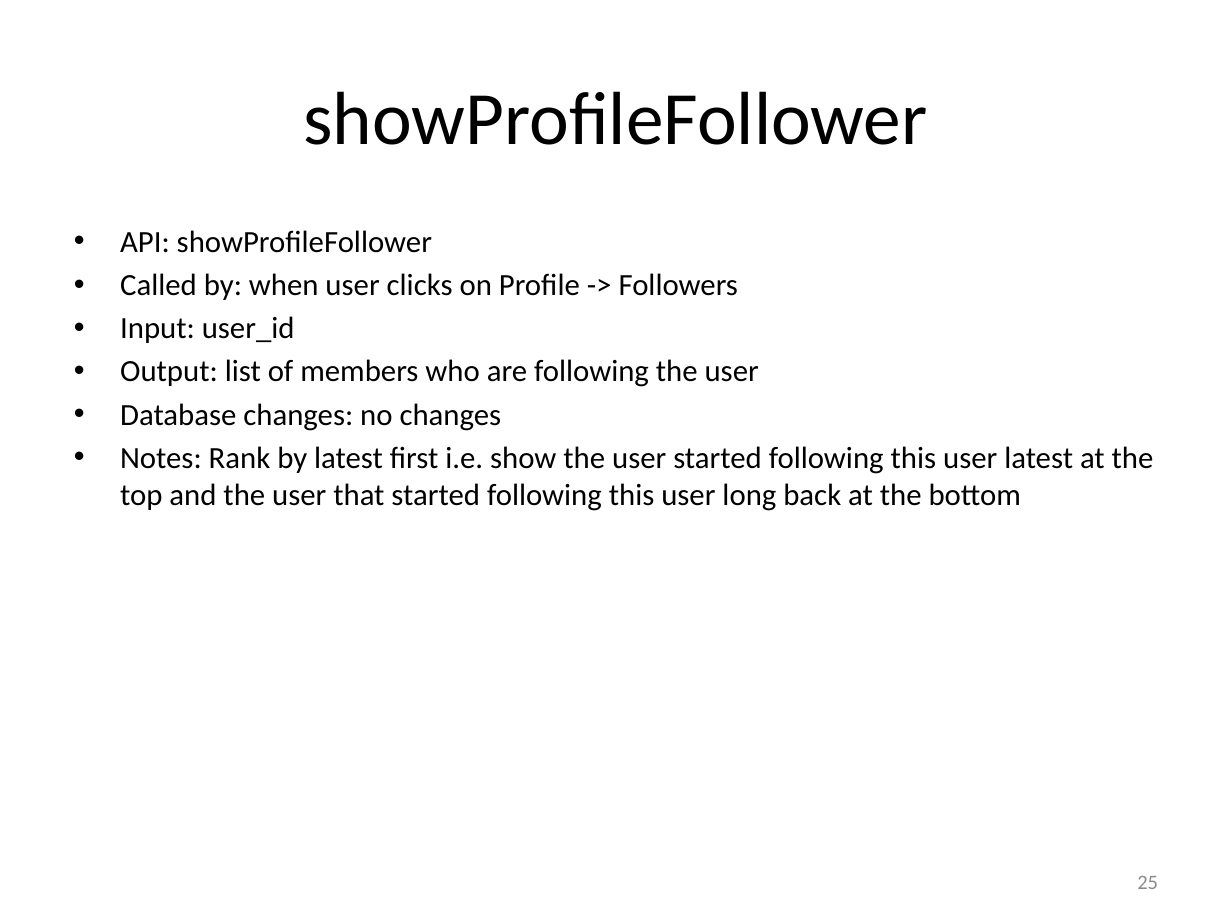
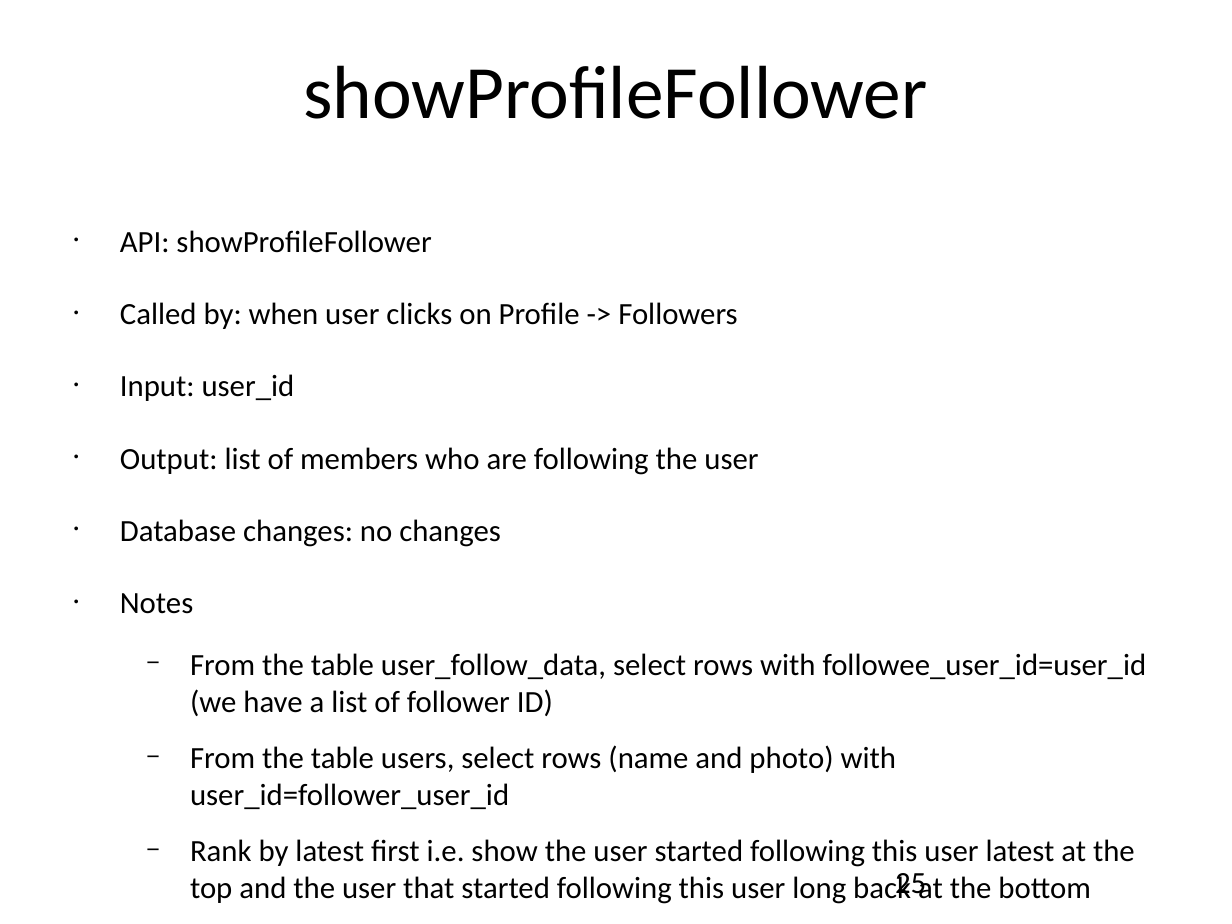
Before and after one commit to catalonia/mob, a slide deck: slide 25 of ws/WS Design Docs/API_Listing.pptx. Drawn at 1232x924 pixels with LibreOffice and Linux fonts; fonts in the diff are those of the drawing. Boxes give left, top, right and bottom in pixels: in the first picture for what was removed or moved away, otherwise in the second. Text is boxed around its words. In the diff, an @@ line names an element or a change of style, - is before the commit and + after.

Commit message:
Show friend
submitMyProfileAboutMe+ showUserProfileFriend + showProfileFollower+
showProfileFollowing, update plan, update API_Listing and add new
function to Document Webservice.

```diff
--- a/ws/WS Design Docs/API_Listing.pptx
+++ b/ws/WS Design Docs/API_Listing.pptx
@@ title "showProfileFollower" at [303,65,927,119]: vertical alignment middle to top @@
@@ text at [120,230,758,547]: indent changed; more space between paragraphs @@
@@ text at [120,593,1147,904]: text changed @@
-• Notes: Rank by latest first i.e. show the user started following this user latest at the top and the user that started following this user long back at the bottom
+• Notes
+  − From the table user_follow_data, select rows with followee_user_id=user_id (we have a list of follower ID)
+  − From the table users, select rows (name and photo) with user_id=follower_user_id
+  − Rank by latest first i.e. show the user started following this user latest at the top and the user that started following this user long back at the bottom
@@ page number at [895,873,926,899]: size 12 to 18 pt, text colour #8C8C8C to #000000; alignment right to left; vertical alignment middle to top @@
```
Also in this commit, not shown: 38 other slides changed, 2 slides added, 20 other files.
